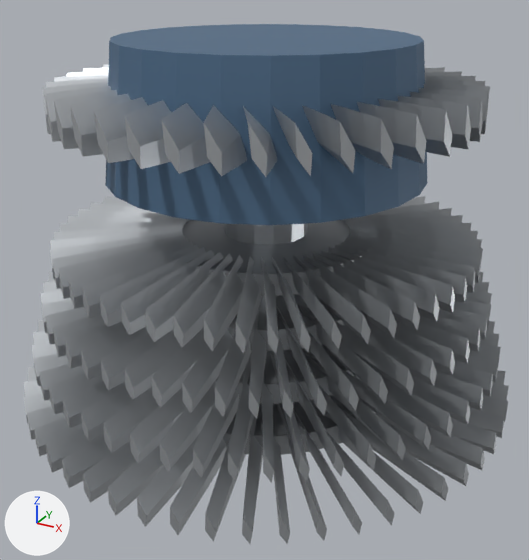
An edit to the glTF model public/models/items/turbinerotor_basic.glb, drawn before and after from the same camera.
Before and after are seen from a 50 mm camera at (0.191, -0.349, 0.261) aimed at (0.004, -0.009, 0.091). Every picture has the same lights, and +X, +Y and +Z are marked at lower left. The picture after the commit comes second. Vertices at exactly the same position are counted once.

Objects in the first picture: 'turbinerotor_basic'.
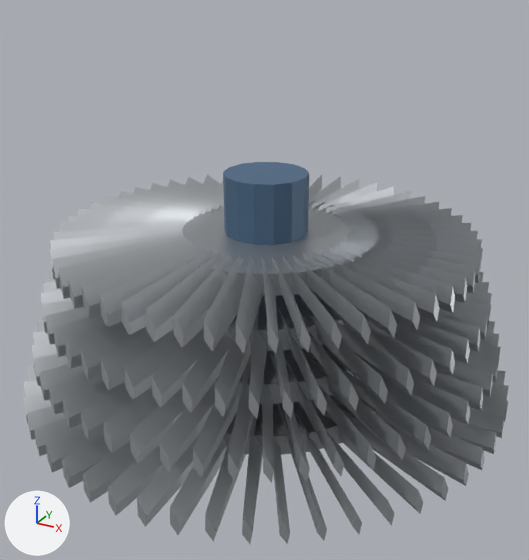
Location of each change, (x1, y1, x2, y2) in pixels of the pictures (529 x 560 px):
'turbinerotor_basic', reshaped (26% shorter): before (24, 24, 509, 544); after (24, 162, 509, 544)
part 1 of me_turbinerotor_basic, deleted: before (42, 65, 490, 177)
part 2 of me_turbinerotor_basic, deleted (blue): before (105, 24, 428, 225)
part 3 of me_turbinerotor_basic, recoloured (grey to blue): before (224, 223, 308, 245); after (223, 162, 309, 245)

Patch to the scene script:
```diff
--- a/public/models/items/turbinerotor_basic.glb.py
+++ b/public/models/items/turbinerotor_basic.glb.py
@@ me_turbinerotor_basic @@
 # used by ob_turbinerotor_basic; location = (0.0, 0.0, 0.0)
-me_turbinerotor_basic.from_pydata(...)  # 4375 vertices, 7704 faces; spans x -0.144..0.144, y -0.144..0.144, z 0.0..0.224
+me_turbinerotor_basic.from_pydata(...)  # 3686 vertices, 6488 faces; spans x -0.144..0.144, y -0.144..0.144, z 0.0..0.152
+# me_turbinerotor_basic part 1: 40 loose pieces with 640 vertices, spanning x -0.114..0.114, y -0.114..0.114, z 0.18..0.204, are deleted
+# me_turbinerotor_basic part 2
+# 49 vertices are removed from x -0.088..0.088, y -0.088..0.088, z 0.152..0.224
+# 96 faces are deleted
+# me_turbinerotor_basic part 3: 56 faces spanning x -0.024..0.024, y -0.023..0.023, z 0.0..0.152 switch from mat_steel (grey #b0b4b8) to mat_paint_blue (blue #4f6d8a)
 me_turbinerotor_basic.materials.append(mat_alu)
```
